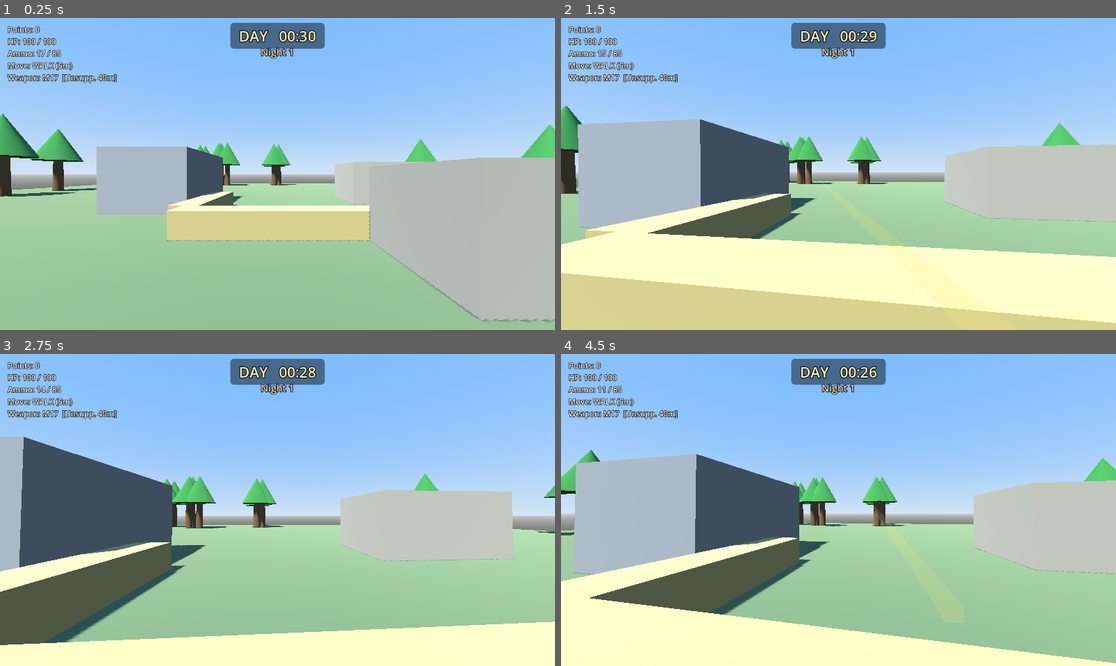
Above: before the commit, frames 1-4 (two rows, left to right).
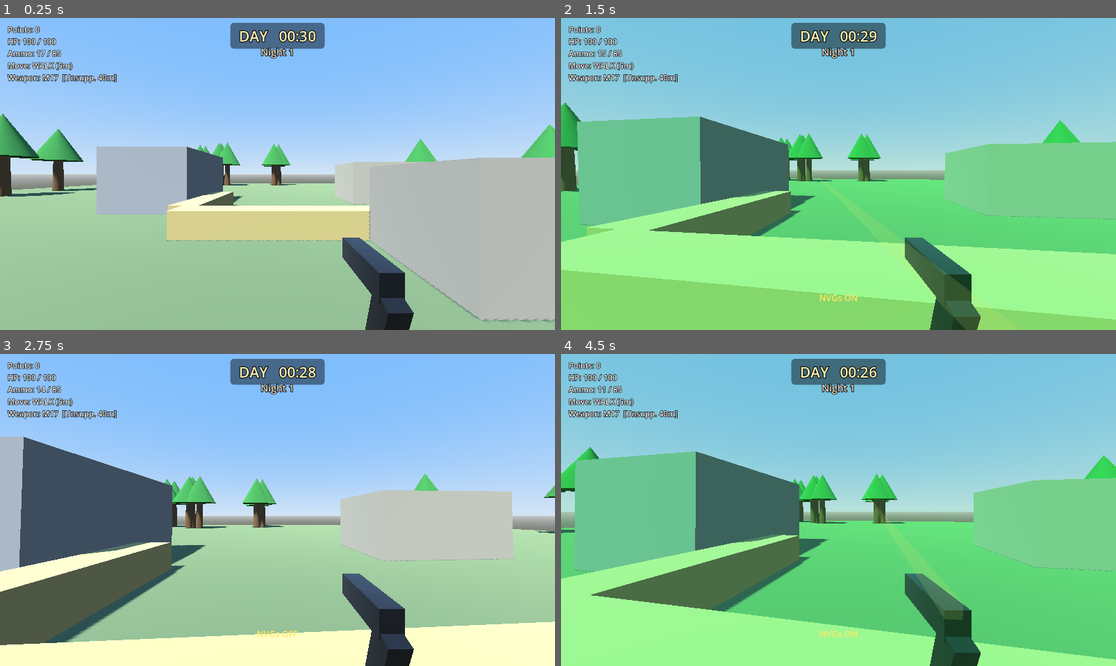
Above: after the commit, the same moments.

Repository: aepibailey/Zombie-Game
Game: Godot game, scene res://scenes/Main.tscn
Two runs of this game, one before a commit and one after it. Both use one fixed random seed, a clock stepped at 60 frames per second and the inputs below.
Inputs (mouse positions are in pixels of both pictures, inside the frame that each line leads up to):
- Up to frame 1 (0.25 s): no input
- Up to frame 2 (1.5 s): tap Enter at 0.5 s; move the mouse to (866, 174) at 0.52 s; hold W from 0.53 s (still down); tap G at 0.6 s; click (866, 174) at 0.67 s; tap N at 0.8, 1.35 s; move the mouse to (810, 174) at 1.27 s; click (810, 174) at 1.42 s
- Up to frame 3 (2.75 s): keep holding W; tap G at 1.55 s; move the mouse to (288, 503) at 2.02 s; hold E (interact) from 2.03 s (still down); click (288, 503) at 2.17 s; tap N at 2.3 s
- Up to frame 4 (4.5 s): keep holding W; move the mouse to (832, 516) at 2.77 s; release E (interact) at 2.78 s; tap G at 2.85 s; click (832, 516) at 2.92 s; move the mouse to (877, 513) at 3.52 s; tap Y at 3.6 s; click (877, 513) at 3.67 s; tap N at 3.8, 4.35 s; move the mouse to (794, 506) at 4.27 s; click (794, 506) at 4.42 s

The runs differ from the first frame. In frame 1, 2.1% of the frame differs, in the area x 61-75%, y 70-100%; in frame 2, 93%, in the area x 0-100%, y 0-100%; in frame 3, 2.2%; in frame 4, 90%.

Commit message:
Add hit feedback + combat juice + NVGs (v1 polish)
Player-hit indicator:
- Camera screen shake (trauma-based), a red edge damage vignette on the HUD,
  and a grunt SFX when the player takes a hit.

Weapon feel:
- First-person pistol viewmodel (primitives) with a recoil kick and ADS pose.
- Muzzle flash (emissive mesh + brief OmniLight) and camera recoil per shot.
- Gunshot SFX; hitmarker + impact SFX when a shot connects with a zombie.
- Zombie hit-flash (white) and a detached death growl that outlives the corpse.

NVGs (spec "NVGs", v1 always-on toggle):
- `G` toggles a green tint overlay + brightness boost so night is playable.

Audio:
- Small procedurally-generated WAVs in audio/ (gunshot, impact, player_hurt,
  zombie_death), loaded at runtime with graceful fallback to silence.

Co-Authored-By: Claude Opus 4.8 <noreply@anthropic.com>
Claude-Session: https://claude.ai/code/session_01GYUJQnPzi923Fa9UGz9bkd

Diff:
--- a/scripts/HUD.gd
+++ b/scripts/HUD.gd
@@ -18,7 +18,15 @@
 var _prompt_label: Label
 var _all_clear_panel: PanelContainer
 var _all_clear_label: Label
+var _dmg_vignette: TextureRect
+var _hitmarker: Label
 var _msg_timer := 0.0
+var _dmg_flash := 0.0
+var _hitmarker_timer := 0.0
+
+const DMG_FLASH_TIME := 0.45
+const DMG_MAX_ALPHA := 0.75
+const HITMARKER_TIME := 0.12
 
 func _ready() -> void:
 	layer = 10
@@ -37,6 +45,8 @@
 	_build_clock()
 	_build_night_readout()
 	_build_all_clear()
+	_build_damage_vignette()
+	_build_hitmarker()
 
 	_msg_label = Label.new()
 	_msg_label.add_theme_font_size_override("font_size", 18)
@@ -142,6 +152,45 @@
 	_all_clear_label.mouse_filter = Control.MOUSE_FILTER_IGNORE
 	_all_clear_panel.add_child(_all_clear_label)
 
+# Full-screen red edge vignette that flashes when the player is hit.
+func _build_damage_vignette() -> void:
+	var grad := Gradient.new()
+	grad.set_offset(0, 0.55)
+	grad.set_offset(1, 1.0)
+	grad.set_color(0, Color(0.7, 0.0, 0.0, 0.0))
+	grad.set_color(1, Color(0.7, 0.0, 0.0, 1.0))
+	var tex := GradientTexture2D.new()
+	tex.gradient = grad
+	tex.fill = GradientTexture2D.FILL_RADIAL
+	tex.fill_from = Vector2(0.5, 0.5)
+	tex.fill_to = Vector2(1.0, 0.5)
+	tex.width = 256
+	tex.height = 256
+
+	_dmg_vignette = TextureRect.new()
+	_dmg_vignette.texture = tex
+	_dmg_vignette.set_anchors_preset(Control.PRESET_FULL_RECT)
+	_dmg_vignette.expand_mode = TextureRect.EXPAND_IGNORE_SIZE
+	_dmg_vignette.stretch_mode = TextureRect.STRETCH_SCALE
+	_dmg_vignette.mouse_filter = Control.MOUSE_FILTER_IGNORE
+	_dmg_vignette.modulate.a = 0.0
+	add_child(_dmg_vignette)
+
+# Brief hitmarker shown when a shot connects with a zombie.
+func _build_hitmarker() -> void:
+	_hitmarker = Label.new()
+	_hitmarker.text = "X"
+	_hitmarker.add_theme_font_size_override("font_size", 24)
+	_hitmarker.add_theme_color_override("font_color", Color(1, 1, 1))
+	_hitmarker.add_theme_color_override("font_outline_color", Color.BLACK)
+	_hitmarker.add_theme_constant_override("outline_size", 4)
+	_hitmarker.set_anchors_preset(Control.PRESET_CENTER)
+	_hitmarker.grow_horizontal = Control.GROW_DIRECTION_BOTH
+	_hitmarker.grow_vertical = Control.GROW_DIRECTION_BOTH
+	_hitmarker.mouse_filter = Control.MOUSE_FILTER_IGNORE
+	_hitmarker.visible = false
+	add_child(_hitmarker)
+
 func _mk(parent: Node) -> Label:
 	var l := Label.new()
 	l.add_theme_font_size_override("font_size", 16)
@@ -159,6 +208,8 @@
 	player.state_changed.connect(_on_state_changed)
 	player.suppressor_changed.connect(_on_suppressor_changed)
 	player.message.connect(show_message)
+	player.damaged.connect(flash_damage)
+	player.zombie_hit.connect(show_hitmarker)
 	# The player's _ready() emitted its initial values before we connected,
 	# so pull the current state once to seed the labels.
 	_on_ammo_changed(player.ammo, player.reserve)
@@ -171,6 +222,13 @@
 		_msg_timer -= delta
 		if _msg_timer <= 0.0:
 			_msg_label.text = ""
+	if _dmg_flash > 0.0:
+		_dmg_flash -= delta
+		_dmg_vignette.modulate.a = maxf(0.0, _dmg_flash / DMG_FLASH_TIME) * DMG_MAX_ALPHA
+	if _hitmarker_timer > 0.0:
+		_hitmarker_timer -= delta
+		if _hitmarker_timer <= 0.0:
+			_hitmarker.visible = false
 
 func _on_time_updated(time_left: float, phase: int) -> void:
 	var t: int = maxi(0, int(ceil(time_left)))
@@ -208,6 +266,15 @@
 func hide_prompt() -> void:
 	_prompt_label.visible = false
 
+# --- Combat feedback --------------------------------------------------------
+func flash_damage() -> void:
+	_dmg_flash = DMG_FLASH_TIME
+	_dmg_vignette.modulate.a = DMG_MAX_ALPHA
+
+func show_hitmarker() -> void:
+	_hitmarker.visible = true
+	_hitmarker_timer = HITMARKER_TIME
+
 # --- Nightly wave -----------------------------------------------------------
 func set_wave_status(_night: int, spawned: int, total: int, alive: int) -> void:
 	_wave_label.text = "Hostiles: %d alive · %d/%d" % [alive, spawned, total]
--- a/scripts/Main.gd
+++ b/scripts/Main.gd
@@ -18,6 +18,9 @@
 # All-clear prompt keybinds (shown on the prompt).
 const KEY_SKIP_TO_DAY := KEY_Y
 const KEY_FINISH_NIGHT := KEY_N
+
+# Night-vision toggle (v1: always-on, no battery — PROJECT_SPEC.md "NVGs").
+const KEY_NVG_TOGGLE := KEY_G
 
 var zombie_scene: PackedScene = preload("res://scenes/Zombie.tscn")
 
@@ -29,6 +32,8 @@
 var _hud: HUD
 var _crate_ui: SupplyCrateUI
 var _pending_crate_zone: SupplyCrateZone
+var _nvg_on := false
+var _nvg_overlay: CanvasLayer
 
 # --- Nightly wave state ---------------------------------------------------
 var _wave_total := 0            # zombies to spawn this night
@@ -90,6 +95,12 @@
 		_sky_mat.sky_horizon_color = Color(0.05, 0.06, 0.12)
 		_sky_mat.ground_bottom_color = Color(0.02, 0.02, 0.03)
 
+	# Night-vision brightens the scene with a green cast on top of the base pass.
+	if _nvg_on:
+		_sun.light_energy = maxf(_sun.light_energy, 0.9)
+		_sun.light_color = Color(0.55, 1.0, 0.55)
+		_env.ambient_light_energy = maxf(_env.ambient_light_energy, 0.9)
+
 # --- World geometry -------------------------------------------------------
 func _build_world() -> void:
 	_nav_region = NavigationRegion3D.new()
@@ -202,6 +213,8 @@
 
 # --- UI -------------------------------------------------------------------
 func _build_ui() -> void:
+	_build_nvg_overlay()
+
 	_hud = HUD.new()
 	add_child(_hud)
 	_hud.bind_player(player)
@@ -212,6 +225,24 @@
 	if _pending_crate_zone:
 		_pending_crate_zone.crate_ui = _crate_ui
 		_pending_crate_zone.hud = _hud
+
+func _build_nvg_overlay() -> void:
+	# Green tint sits under the HUD (layer 5) so HUD text stays readable.
+	_nvg_overlay = CanvasLayer.new()
+	_nvg_overlay.layer = 5
+	_nvg_overlay.visible = false
+	add_child(_nvg_overlay)
+	var rect := ColorRect.new()
+	rect.color = Color(0.2, 0.85, 0.3, 0.16)
+	rect.set_anchors_preset(Control.PRESET_FULL_RECT)
+	rect.mouse_filter = Control.MOUSE_FILTER_IGNORE
+	_nvg_overlay.add_child(rect)
+
+func _toggle_nvg() -> void:
+	_nvg_on = not _nvg_on
+	_nvg_overlay.visible = _nvg_on
+	_apply_lighting(GameManager.is_day())
+	_hud.show_message("NVGs " + ("ON" if _nvg_on else "OFF"))
 
 # --- Phase handling -------------------------------------------------------
 func _on_phase_changed(phase: int) -> void:
@@ -292,11 +323,14 @@
 func _update_wave_hud() -> void:
 	_hud.set_wave_status(GameManager.night_number, _wave_spawned, _wave_total, _wave_alive)
 
-# --- All-clear prompt input ----------------------------------------------
+# --- Global key input (NVG toggle + all-clear prompt) --------------------
 func _unhandled_input(event: InputEvent) -> void:
-	if not _hud or not _hud.all_clear_visible():
-		return
-	if event is InputEventKey and event.pressed and not event.echo:
+	if not (event is InputEventKey and event.pressed and not event.echo):
+		return
+	if event.keycode == KEY_NVG_TOGGLE:
+		_toggle_nvg()
+		return
+	if _hud and _hud.all_clear_visible():
 		if event.keycode == KEY_SKIP_TO_DAY:
 			_hud.hide_all_clear()
 			GameManager.force_phase(GameManager.Phase.DAY)
--- a/scripts/Player.gd
+++ b/scripts/Player.gd
@@ -8,6 +8,8 @@
 signal state_changed(state_name: String)
 signal suppressor_changed(has_suppressor: bool)
 signal message(text: String)
+signal damaged                       ## player took a hit (HUD flash / shake)
+signal zombie_hit                    ## a shot connected with a zombie (hitmarker)
 
 enum MoveState { CROUCH, WALK, SPRINT }
 
@@ -62,6 +64,29 @@
 const TRACER_WIDTH := 0.03
 const TRACER_LIFETIME := 0.08
 
+# --- Juice / feedback -----------------------------------------------------
+const FIRE_SHAKE := 0.12             # trauma added per shot
+const HURT_SHAKE := 0.55             # trauma added when hit
+const SHAKE_DECAY := 1.6             # trauma bled off per second
+const MAX_SHAKE_ROT := 0.06          # radians at full trauma
+const MAX_SHAKE_POS := 0.05          # metres at full trauma
+const RECOIL_PER_SHOT := 0.03        # radians of upward camera kick
+const MAX_RECOIL := 0.12
+const RECOIL_RECOVER := 12.0
+const MUZZLE_FLASH_TIME := 0.05
+
+# First-person weapon viewmodel (camera-local placement).
+const VM_HIP_POS := Vector3(0.22, -0.22, -0.45)
+const VM_ADS_POS := Vector3(0.0, -0.13, -0.32)
+const VM_RECOIL_KICK := 0.05         # metres kicked back on fire
+const VM_LERP := 16.0
+
+# Loaded at runtime (not preload) so a missing/failed import degrades to
+# "no sound" instead of breaking the whole script.
+const SFX_GUNSHOT := "res://audio/gunshot.wav"
+const SFX_HURT := "res://audio/player_hurt.wav"
+const SFX_IMPACT := "res://audio/impact.wav"
+
 # --- Runtime state --------------------------------------------------------
 var gravity: float = ProjectSettings.get_setting("physics/3d/default_gravity", 24.0)
 var move_state: int = MoveState.WALK
@@ -82,6 +107,17 @@
 var _branch_timer := 1.0
 var _spawn_point := Vector3.ZERO
 
+# Feedback runtime state.
+var _shake_trauma := 0.0
+var _recoil := 0.0
+var _muzzle_timer := 0.0
+var _vm_recoil := 0.0
+var _muzzle_flash: Node3D
+var _viewmodel: Node3D
+var _sfx_fire: AudioStreamPlayer
+var _sfx_hurt: AudioStreamPlayer
+var _sfx_impact: AudioStreamPlayer
+
 @onready var head: Node3D = $Head
 @onready var camera: Camera3D = $Head/Camera3D
 @onready var laser_ray: RayCast3D = $Head/Camera3D/LaserRay
@@ -94,6 +130,8 @@
 	laser_dot.visible = false
 	_set_mouse_captured(true)
 	laser_ray.target_position = Vector3(0, 0, -LASER_MAX_DRAW)
+	_build_viewmodel()
+	_build_audio()
 	# Prime the HUD.
 	ammo_changed.emit(ammo, reserve)
 	health_changed.emit(hp, MAX_HP)
@@ -124,6 +162,7 @@
 	var target_y := CROUCH_HEAD_Y if is_crouching else STAND_HEAD_Y
 	head.position.y = lerpf(head.position.y, target_y, delta * HEAD_LERP)
 
+	_update_feedback(delta)
 	_update_laser_dot()
 
 func _handle_movement(_delta: float) -> void:
@@ -243,6 +282,15 @@
 	fire_cooldown = FIRE_INTERVAL
 	ammo_changed.emit(ammo, reserve)
 
+	# Fire feedback: muzzle flash, recoil kick, a touch of shake, and the report.
+	_muzzle_flash.visible = true
+	_muzzle_timer = MUZZLE_FLASH_TIME
+	_recoil = minf(MAX_RECOIL, _recoil + RECOIL_PER_SHOT)
+	_vm_recoil = VM_RECOIL_KICK
+	add_shake(FIRE_SHAKE)
+	if _sfx_fire.stream:
+		_sfx_fire.play()
+
 	var noise_radius := suppressor.shot_noise_radius if suppressor else SHOT_NOISE_UNSUPPRESSED
 	NoiseManager.emit_noise(global_position, noise_radius)
 
@@ -274,6 +322,9 @@
 			var headshot: bool = local_y >= HEAD_LOCAL_Y
 			if col.has_method("take_damage"):
 				col.take_damage(BODY_DAMAGE, headshot)
+			zombie_hit.emit()       # hitmarker
+			if _sfx_impact.stream:
+				_sfx_impact.play()
 
 	_spawn_tracer(_muzzle_position(), impact)
 
@@ -339,10 +390,110 @@
 	tw.tween_property(mat, "albedo_color:a", 0.0, TRACER_LIFETIME)
 	tw.tween_callback(tracer.queue_free)
 
+# --- Feedback (shake / recoil / muzzle / viewmodel / audio) ---------------
+func add_shake(amount: float) -> void:
+	_shake_trauma = minf(1.0, _shake_trauma + amount)
+
+func _update_feedback(delta: float) -> void:
+	# Recoil and trauma bleed back toward rest.
+	_recoil = lerpf(_recoil, 0.0, delta * RECOIL_RECOVER)
+	_shake_trauma = maxf(0.0, _shake_trauma - SHAKE_DECAY * delta)
+
+	# Camera-local shake + recoil (independent of head mouse-look and ADS fov).
+	var shake := _shake_trauma * _shake_trauma
+	camera.rotation = Vector3(
+		-_recoil + randf_range(-1.0, 1.0) * shake * MAX_SHAKE_ROT,
+		randf_range(-1.0, 1.0) * shake * MAX_SHAKE_ROT,
+		randf_range(-1.0, 1.0) * shake * MAX_SHAKE_ROT * 0.5)
+	camera.position = Vector3(randf_range(-1.0, 1.0), randf_range(-1.0, 1.0), 0.0) * shake * MAX_SHAKE_POS
+
+	# Muzzle flash lifetime.
+	if _muzzle_timer > 0.0:
+		_muzzle_timer -= delta
+		if _muzzle_timer <= 0.0:
+			_muzzle_flash.visible = false
+
+	# Viewmodel: settle toward the hip/ADS pose with a recovering recoil kick.
+	_vm_recoil = lerpf(_vm_recoil, 0.0, delta * VM_LERP)
+	var base_pos := VM_ADS_POS if ads_active else VM_HIP_POS
+	var desired := base_pos + Vector3(0.0, _vm_recoil * 0.3, _vm_recoil)
+	_viewmodel.position = _viewmodel.position.lerp(desired, delta * VM_LERP)
+
+func _build_viewmodel() -> void:
+	_viewmodel = Node3D.new()
+	camera.add_child(_viewmodel)
+	_viewmodel.position = VM_HIP_POS
+
+	var metal := StandardMaterial3D.new()
+	metal.albedo_color = Color(0.09, 0.09, 0.11)
+	metal.metallic = 0.6
+	metal.roughness = 0.5
+
+	var slide := MeshInstance3D.new()
+	var sb := BoxMesh.new()
+	sb.size = Vector3(0.05, 0.06, 0.22)
+	slide.mesh = sb
+	slide.material_override = metal
+	slide.position = Vector3(0, 0, -0.05)
+	_viewmodel.add_child(slide)
+
+	var grip := MeshInstance3D.new()
+	var gb := BoxMesh.new()
+	gb.size = Vector3(0.045, 0.13, 0.06)
+	grip.mesh = gb
+	grip.material_override = metal
+	grip.position = Vector3(0, -0.08, 0.04)
+	grip.rotation_degrees = Vector3(18, 0, 0)
+	_viewmodel.add_child(grip)
+
+	# Muzzle flash lives at the front of the slide so recoil carries it.
+	_muzzle_flash = Node3D.new()
+	_muzzle_flash.position = Vector3(0, 0.005, -0.18)
+	_muzzle_flash.visible = false
+	_viewmodel.add_child(_muzzle_flash)
+
+	var light := OmniLight3D.new()
+	light.light_color = Color(1.0, 0.8, 0.4)
+	light.light_energy = 4.0
+	light.omni_range = 6.0
+	_muzzle_flash.add_child(light)
+
+	var flash := MeshInstance3D.new()
+	var fmesh := SphereMesh.new()
+	fmesh.radius = 0.05
+	fmesh.height = 0.1
+	flash.mesh = fmesh
+	var fmat := StandardMaterial3D.new()
+	fmat.shading_mode = BaseMaterial3D.SHADING_MODE_UNSHADED
+	fmat.albedo_color = Color(1.0, 0.85, 0.4)
+	fmat.emission_enabled = true
+	fmat.emission = Color(1.0, 0.8, 0.3)
+	fmat.emission_energy_multiplier = 6.0
+	flash.material_override = fmat
+	_muzzle_flash.add_child(flash)
+
+func _build_audio() -> void:
+	_sfx_fire = _make_sfx(SFX_GUNSHOT, -6.0)
+	_sfx_hurt = _make_sfx(SFX_HURT, 0.0)
+	_sfx_impact = _make_sfx(SFX_IMPACT, -3.0)
+
+func _make_sfx(path: String, volume_db: float) -> AudioStreamPlayer:
+	var p := AudioStreamPlayer.new()
+	if ResourceLoader.exists(path):
+		var res = load(path)  # untyped: avoids a Resource->AudioStream downcast error
+		p.stream = res
+	p.volume_db = volume_db
+	add_child(p)
+	return p
+
 # --- Damage / life --------------------------------------------------------
 func take_damage(amount: int) -> void:
 	hp = maxi(0, hp - amount)
 	health_changed.emit(hp, MAX_HP)
+	add_shake(HURT_SHAKE)
+	damaged.emit()
+	if _sfx_hurt.stream:
+		_sfx_hurt.play()
 	if hp <= 0:
 		_respawn()
 
--- a/scripts/Zombie.gd
+++ b/scripts/Zombie.gd
@@ -3,6 +3,8 @@
 ## driven by the noise bus and line-of-sight. See PROJECT_SPEC.md "Zombie AI".
 
 signal died   ## emitted just before this zombie frees itself (wave tracking)
+
+const SFX_DEATH := "res://audio/zombie_death.wav"
 
 enum State { WANDER, INVESTIGATE, CHASE, ATTACK }
 
@@ -30,6 +32,7 @@
 var _target_pos: Vector3 = Vector3.ZERO      # fixed nav goal (wander pt or noise loc)
 var _last_noise_radius := 0.0                # radius of the noise being investigated
 var _last_known_player: Vector3 = Vector3.ZERO
+var _hit_flash := 0.0                         # brief white flash timer when shot
 var gravity: float = ProjectSettings.get_setting("physics/3d/default_gravity", 24.0)
 
 @onready var agent: NavigationAgent3D = $NavigationAgent3D
@@ -60,6 +63,12 @@
 		m.albedo_color = Color(0.25, 0.6, 0.25) if active else Color(0.35, 0.38, 0.35)
 
 func _physics_process(delta: float) -> void:
+	# Brief white hit-flash fade back to the normal tint.
+	if _hit_flash > 0.0:
+		_hit_flash -= delta
+		if _hit_flash <= 0.0:
+			_refresh_tint()
+
 	# Gravity keeps them grounded.
 	if not is_on_floor():
 		velocity.y -= gravity * delta
@@ -230,17 +239,37 @@
 	var dmg := amount * (HEADSHOT_MULT if headshot else 1)
 	hp -= dmg
 	last_hit_headshot = headshot
+	_flash_white()
 	# Being shot is a confirmed contact — start chasing the shooter.
 	if active and not GameManager.is_day():
 		_enter_chase()
 	if hp <= 0:
 		_die()
 
+func _flash_white() -> void:
+	_hit_flash = 0.12
+	if body_mesh.material_override is StandardMaterial3D:
+		body_mesh.material_override.albedo_color = Color(1, 1, 1)
+
 func _die() -> void:
 	# Headshot kill = 3 pts, body kill = 1 pt (not additive) — spec scoring.
 	PointsManager.add_points(3 if last_hit_headshot else 1)
+	_play_death_sound()
 	died.emit()   # let the wave tracker decrement the live count
 	queue_free()
+
+func _play_death_sound() -> void:
+	if not ResourceLoader.exists(SFX_DEATH):
+		return
+	# Detached from the zombie so it survives queue_free(); frees itself when done.
+	var p := AudioStreamPlayer3D.new()
+	var res = load(SFX_DEATH)  # untyped: avoids a Resource->AudioStream downcast error
+	p.stream = res
+	p.max_distance = 45.0
+	get_tree().current_scene.add_child(p)
+	p.global_position = global_position + Vector3(0, 1.0, 0)
+	p.finished.connect(p.queue_free)
+	p.play()
 
 # --- Wander target --------------------------------------------------------
 func _pick_wander_target() -> void:
Not shown, changed: README.md
Not shown, added: audio/gunshot.wav
Not shown, added: audio/impact.wav
Not shown, added: audio/player_hurt.wav
Not shown, added: audio/zombie_death.wav
